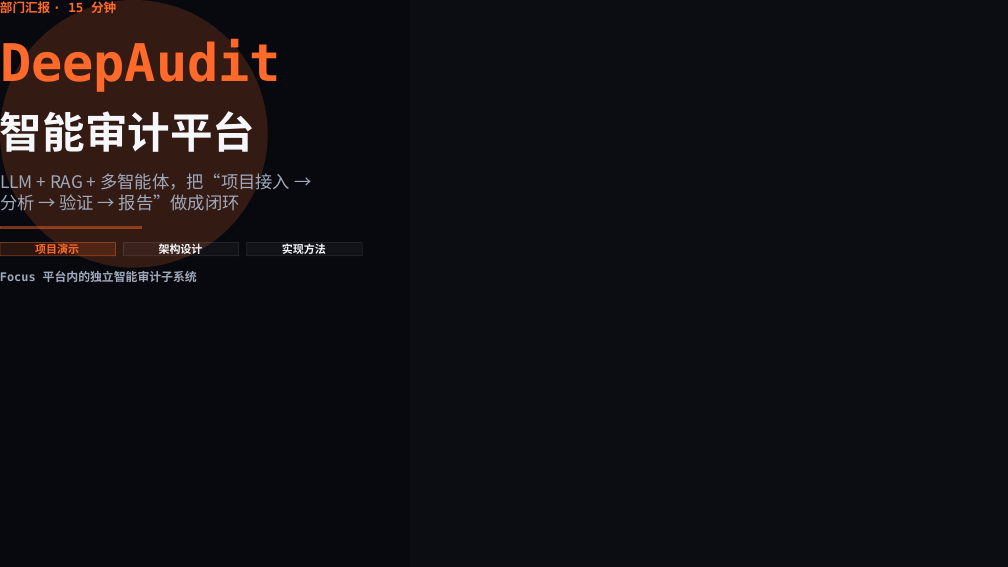
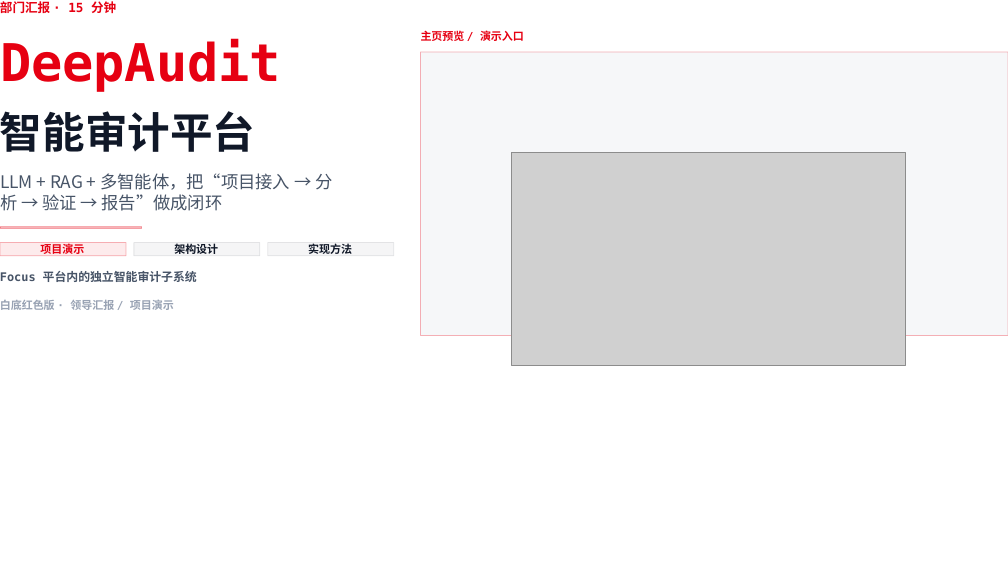
Before and after one commit to zrqg-znb/Focus_Admin, a slide deck: slide 1 of tmp/presentations/deepaudit-report/output/output.pptx. Drawn at 1008x567 pixels with LibreOffice and Linux fonts; fonts in the diff are those of the drawing; grey boxes stand for pictures; background and template pictures are left out. Boxes give left, top, right and bottom in pixels: in the first picture for what was removed or moved away, otherwise in the second. Text is boxed around its words. In the diff, an @@ line names an element or a change of style, - is before the commit and + after.

Commit message:
style(presentation): 更新深色主题为浅色主题并调整封面布局
- 将配色方案从深色主题改为浅色主题，包括背景、面板、文字和强调色
- 调整 chip 组件的颜色值以匹配新的浅色主题
- 修改 flow-node 的填充和边框颜色以适应新主题
- 重构封面布局，移除原有的背景图片覆盖层和遮罩效果
- 添加主页预览卡片并重新排列封面内容结构
- 更新代码示例和调用框的背景颜色
- 调整实施页面和运维页面的视觉样式以保持一致性

```diff
--- a/tmp/presentations/deepaudit-report/output/output.pptx
+++ b/tmp/presentations/deepaudit-report/output/output.pptx
@@ background picture (left out) to #FFFFFF @@
@@ rectangle removed at box(0, 0, 410, 567) @@
@@ ellipse removed at box(0, 0, 268, 268) @@
@@ rectangle added at box(420, 52, 1008, 336), fill #F6F7F9, outline #E60012 0.75 pt @@
@@ text added at box(421, 30, 524, 41), 10.5 pt, text #E60012, bold @@
+主页预览 / 演示入口
@@ text "LLM + RAG + 多智能体，把“项目接入 ..." at box(0, 173, 332, 211): text colour #A0A9BA to #475467 @@
@@ picture added at box(512, 153, 906, 366) @@
@@ rectangle added at box(0, 227, 142, 228), fill #E60012 at 30% opacity, outline #E60012 0 pt @@
@@ rectangle: place and size @@
-rectangle at box(0, 243, 116, 256)
+rectangle at box(0, 243, 126, 256)
@@ rectangle at box(0, 243, 126, 256): fill #FF6A2A at 14% opacity to #E60012 at 8% opacity; outline #FF6A2A 0.75 pt to #E60012 0.75 pt @@
@@ text colour #FF6A2A to #E60012 in 3 elements at box(0, 1, 116, 13), box(0, 39, 281, 91), box(40, 243, 84, 257) @@
@@ rectangle removed at box(123, 243, 239, 256) @@
@@ rectangle: place and size @@
-rectangle at box(0, 227, 142, 228)
+rectangle at box(134, 243, 260, 256)
@@ rectangle at box(134, 243, 260, 256): fill #FF6A2A at 42% opacity to #101828 at 4% opacity; outline #FF6A2A 0 pt to #101828 0.75 pt @@
@@ text "架构设计": place and size @@
-text "架构设计" at box(159, 243, 203, 257)
+text "架构设计" at box(174, 243, 218, 254)
@@ rectangle: place and size @@
-rectangle at box(247, 243, 362, 256)
+rectangle at box(268, 243, 394, 256)
@@ rectangle at box(268, 243, 394, 256): fill #FFFFFF at 4% opacity to #101828 at 4% opacity; outline #FFFFFF 0.75 pt to #101828 0.75 pt @@
@@ text colour #F5F7FB to #101828 in 3 elements at box(0, 111, 255, 152), box(174, 243, 218, 254), box(308, 243, 352, 254) @@
@@ text "实现方法": place and size @@
-text "实现方法" at box(282, 243, 326, 254)
+text "实现方法" at box(308, 243, 352, 254)
@@ text "Focus 平台内的独立智能审计子系统" at box(0, 271, 197, 282): text colour #A0A9BA to #475467 @@
@@ text added at box(0, 300, 174, 310), 10.5 pt, text #98A2B3, bold @@
+白底红色版 · 领导汇报 / 项目演示
```
Also in this commit, not shown: 11 other slides changed, 13 other files.
